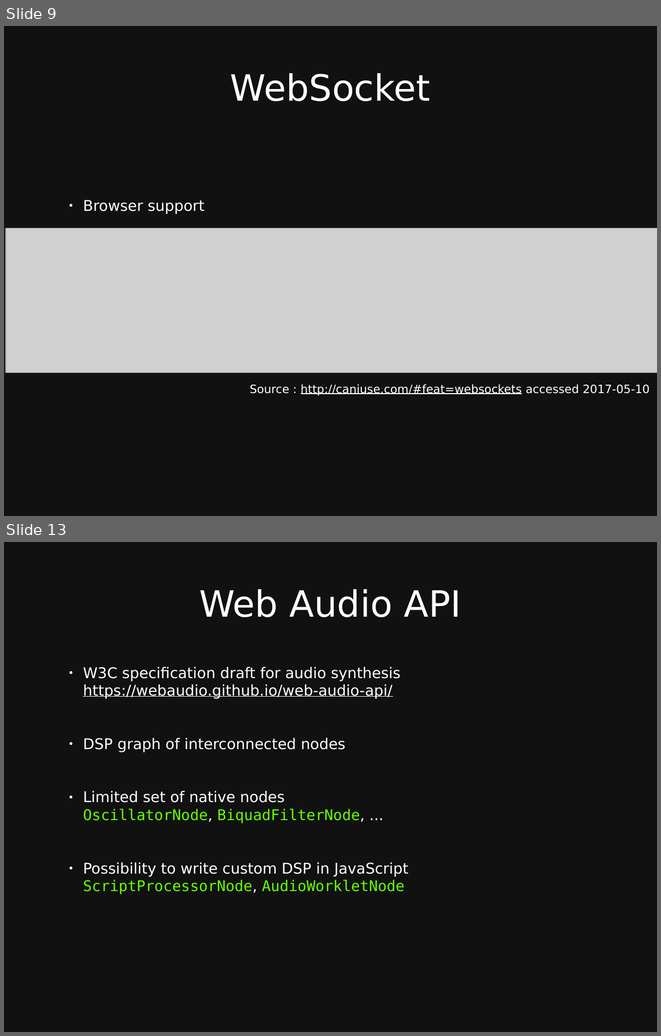
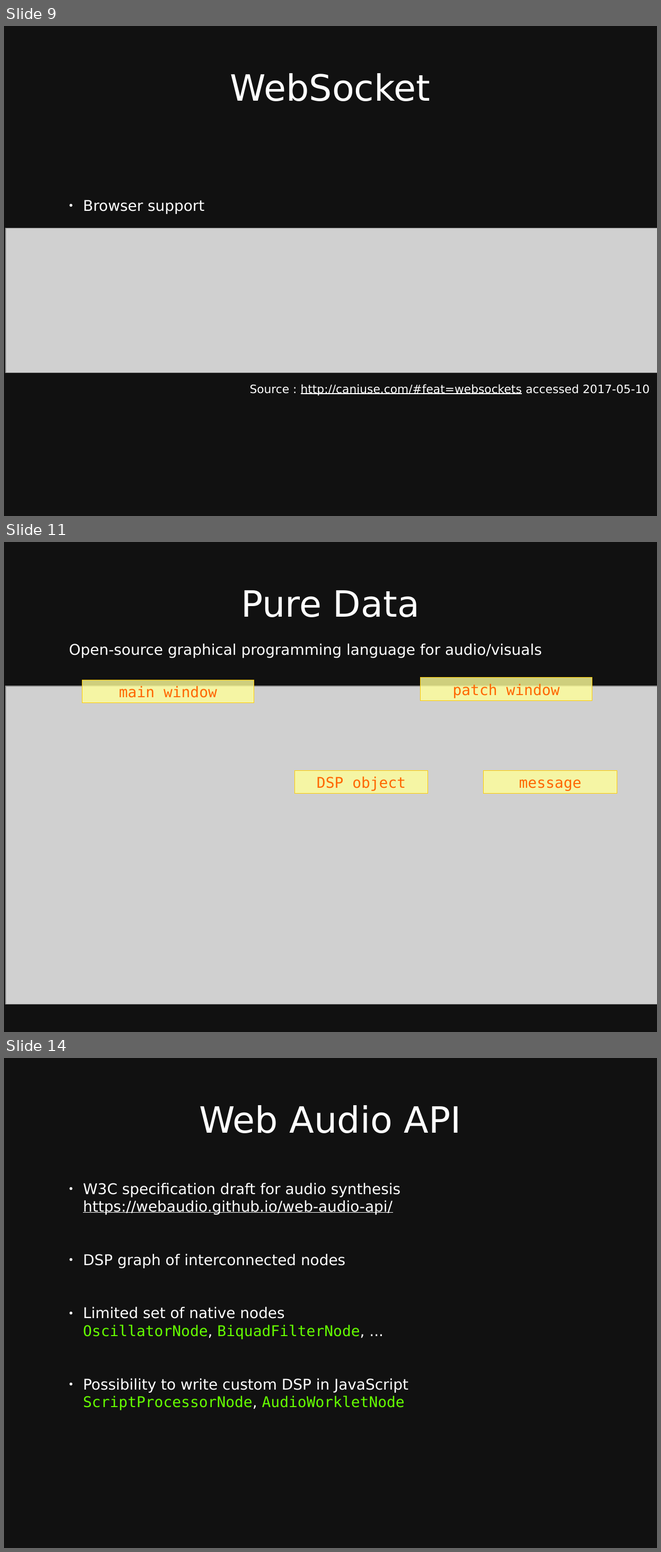
Before and after one commit to taylorbf/distributed-music-workshop, a slide deck: slides.odp. Shown one above the other, each under a label of ours: slides 9 and 13 before the commit, slides 9, 11 and 14 after it; the slides between them are not shown. The pictures are 661x1036 and 661x1552 pixels, drawn with LibreOffice and Linux fonts; fonts in the diff are those of the drawing; grey boxes stand for pictures. Boxes give left, top, right and bottom in pixels: in the first picture for what was removed or moved away, otherwise in the second. Text is boxed around its words. In the diff, an @@ line names an element or a change of style, - is before the commit and + after.

```diff
--- a/slides.odp
+++ b/slides.odp
@@ slide 11 added at box(4, 542, 657, 1032), background #111111 @@
@@ title added at box(241, 590, 420, 617), 44 pt, text #FFFFFF @@
+Pure Data
@@ text added at box(69, 643, 542, 658), 18 pt, text #FFFFFF @@
+Open-source graphical programming language for audio/visuals
@@ rectangle added at box(82, 680, 254, 703), fill #FFFF99 at 80% opacity, outline #FFCC00 0 pt, 18 pt, text #FF6600 @@
+main window
@@ rectangle added at box(421, 678, 592, 701), fill #FFFF99 at 80% opacity, outline #FFCC00 0 pt, 18 pt, text #FF6600 @@
+patch window
@@ picture added at box(6, 686, 657, 1004) @@
@@ rectangle added at box(295, 771, 428, 794), fill #FFFF99 at 80% opacity, outline #FFCC00 0 pt, 18 pt, text #FF6600 @@
+DSP object
@@ rectangle added at box(484, 771, 617, 794), fill #FFFF99 at 80% opacity, outline #FFCC00 0 pt, 18 pt, text #FF6600 @@
+message
@@ what was slide 13 is now slide 14 @@
```
Also in this commit, not shown: 2 slides changed, 1 other slide added, 1 slide removed.
